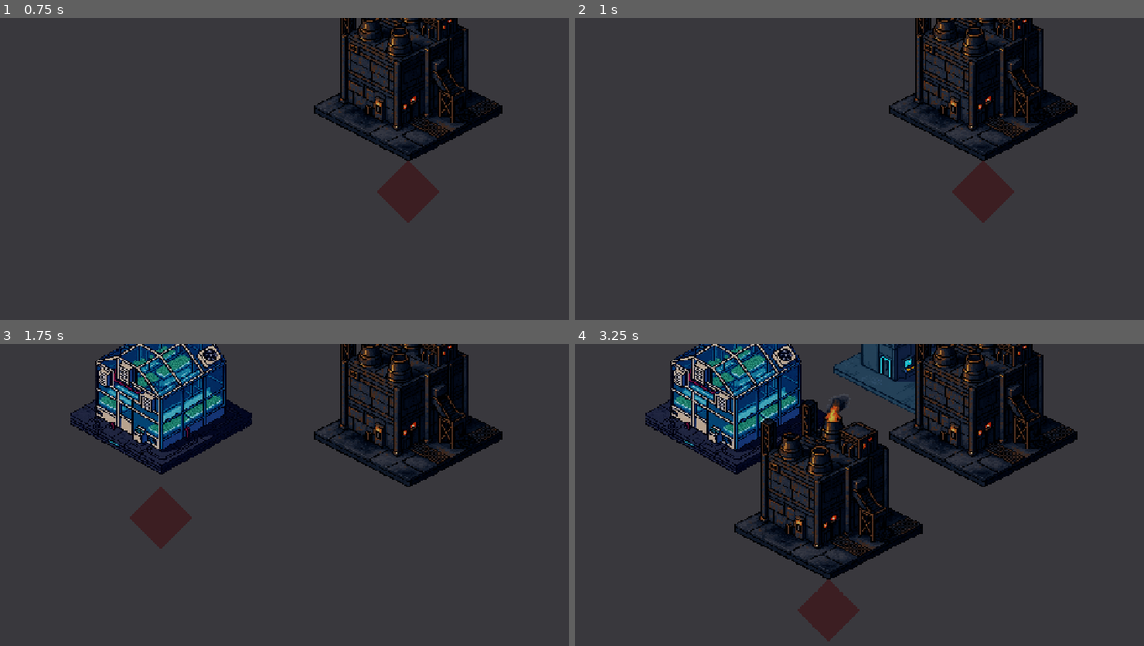
Above: before the commit, frames 1-4 (two rows, left to right).
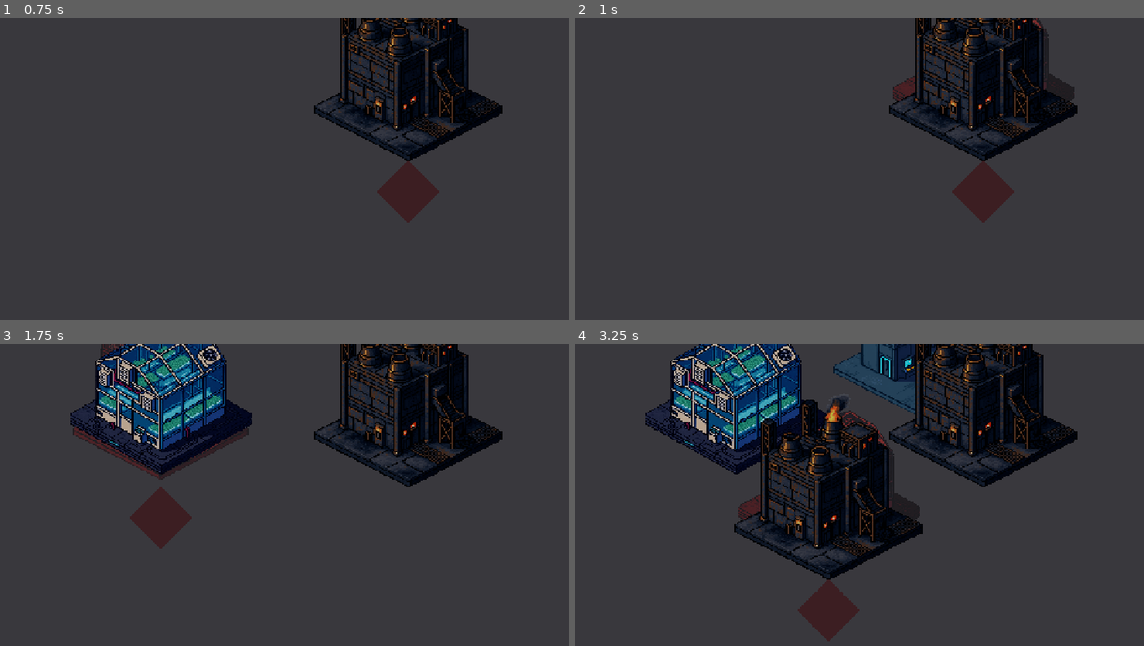
Above: after the commit, the same moments.

Repository: MLinh2407/godot-survival-city-builder-game
Game: Godot game, scene res://scenes/main/Main.tscn
Two runs of this game, one before a commit and one after it. Both use one fixed random seed, a clock stepped at 60 frames per second and the inputs below.
Inputs (mouse positions are in pixels of both pictures, inside the frame that each line leads up to):
- Up to frame 1 (0.75 s): tap Enter at 0.5 s; move the mouse to (421, 175) at 0.52 s; tap 1 at 0.6 s; click (421, 175) at 0.67 s
- Up to frame 2 (1 s): tap 2 at 0.8 s
- Up to frame 3 (1.75 s): tap Space at 1.25 s; move the mouse to (159, 534) at 1.27 s; tap 2 at 1.35 s; click (159, 534) at 1.42 s; tap 3 at 1.55 s
- Up to frame 4 (3.25 s): tap Enter at 2 s; move the mouse to (922, 440) at 2.02 s; tap 3 at 2.1 s; click (922, 440) at 2.17 s; tap 1 at 2.3, 2.85 s; tap Space at 2.75 s; move the mouse to (831, 588) at 2.77 s; click (831, 588) at 2.92 s; tap 2 at 3.05 s

Frame 1 is identical in both runs. In frame 2, 0.6% of the frame differs, in the area x 55-88%, y 0-28%; in frame 3, 0.6%; in frame 4, 0.8%, in the area x 28-61%, y 21-59%.

Commit message:
add ghost sprite functionality for building placement

Diff:
--- a/scenes/main/Main.tscn
+++ b/scenes/main/Main.tscn
@@ -61,6 +61,9 @@
 z_index = 1
 texture = ExtResource("2_nha0i")
 
+[node name="GhostSprite" type="Sprite2D" parent="GameWorld/GridSystem" unique_id=114344367]
+visible = false
+
 [node name="BuildingContainer" type="Node2D" parent="GameWorld" unique_id=1188905614]
 y_sort_enabled = true
 
--- a/scripts/managers/GridManager.gd
+++ b/scripts/managers/GridManager.gd
@@ -11,6 +11,7 @@
 
 @onready var base_grid: TileMapLayer = $BaseGrid
 @onready var cursor: Sprite2D = $PlacementCursor
+@onready var ghost_sprite: Sprite2D = $GhostSprite
 
 # NEW: The container where building scenes will be spawned (must have Y-sort enabled)
 @export var building_container: Node2D
@@ -31,11 +32,26 @@
         current_build_scene = building_scenes[b_type]
         cursor.visible = true
 
+        # Temporarily instantiate the scene to steal its visual data
+        var temp_building = current_build_scene.instantiate()
+
+        var b_sprite = temp_building.get_node_or_null("Sprite2D")
+        if b_sprite:
+            ghost_sprite.texture = b_sprite.texture
+            ghost_sprite.offset = b_sprite.offset
+            ghost_sprite.visible = true
+
+        # Delete the temporary building from memory instantly
+        temp_building.queue_free()
+
 func exit_build_mode() -> void:
     current_build_type = ""
     current_build_scene = null
     cursor.visible = false
     cursor.modulate = Color.WHITE
+
+    ghost_sprite.visible = false
+    ghost_sprite.texture = null
 
 func _process(_delta: float) -> void:
     # Only run placement logic if we are actively holding a building
@@ -45,11 +61,17 @@
     var map_pos = base_grid.local_to_map(local_mouse)
     cursor.position = base_grid.map_to_local(map_pos)
 
+    ghost_sprite.position = cursor.position
+
     # Valid/Invalid zone highlight (green/red)
     if is_valid_placement(map_pos):
-        cursor.modulate = Color(0.2, 3.0, 0.2, 0.5)
+        var valid_color = Color(0.2, 3.0, 0.2, 0.5)
+        cursor.modulate = valid_color
+        ghost_sprite.modulate = valid_color
     else:
-        cursor.modulate = Color(3.0, 0.2, 0.2, 0.5)
+        var invalid_color = Color(3.0, 0.2, 0.2, 0.5)
+        cursor.modulate = invalid_color
+        ghost_sprite.modulate = invalid_color
 
 func is_valid_placement(cell: Vector2i) -> bool:
     if cell.x < GRID_BOUNDS_MIN.x or cell.x > GRID_BOUNDS_MAX.x or cell.y < GRID_BOUNDS_MIN.y or cell.y > GRID_BOUNDS_MAX.y:
